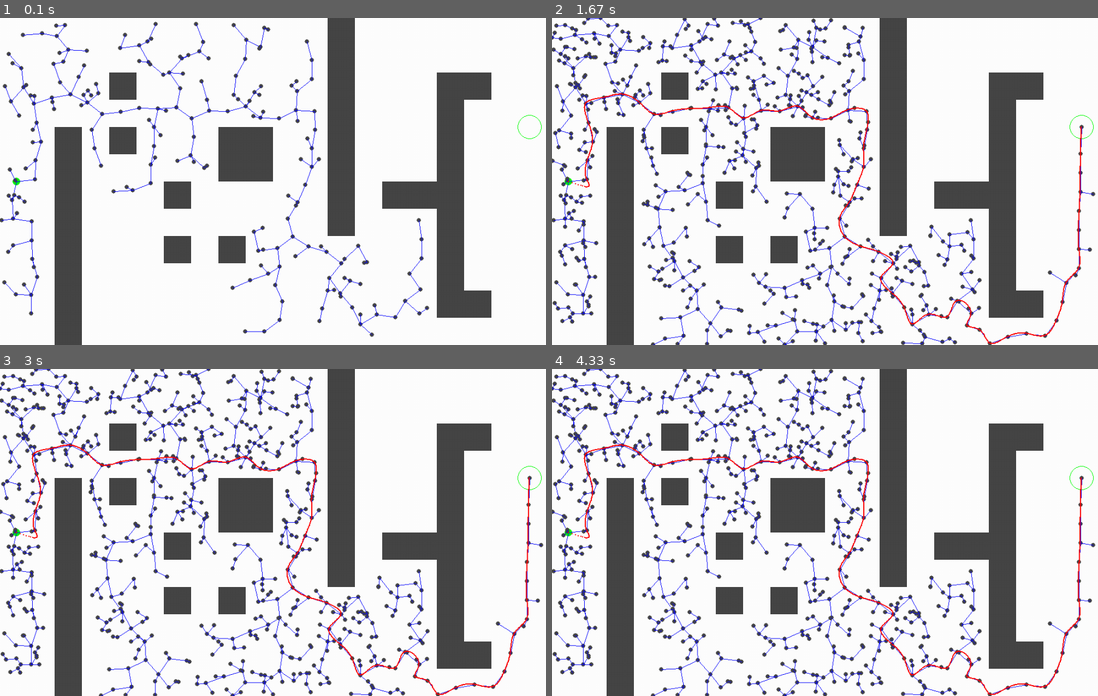
Above: before the commit, frames 1-4 (two rows, left to right).
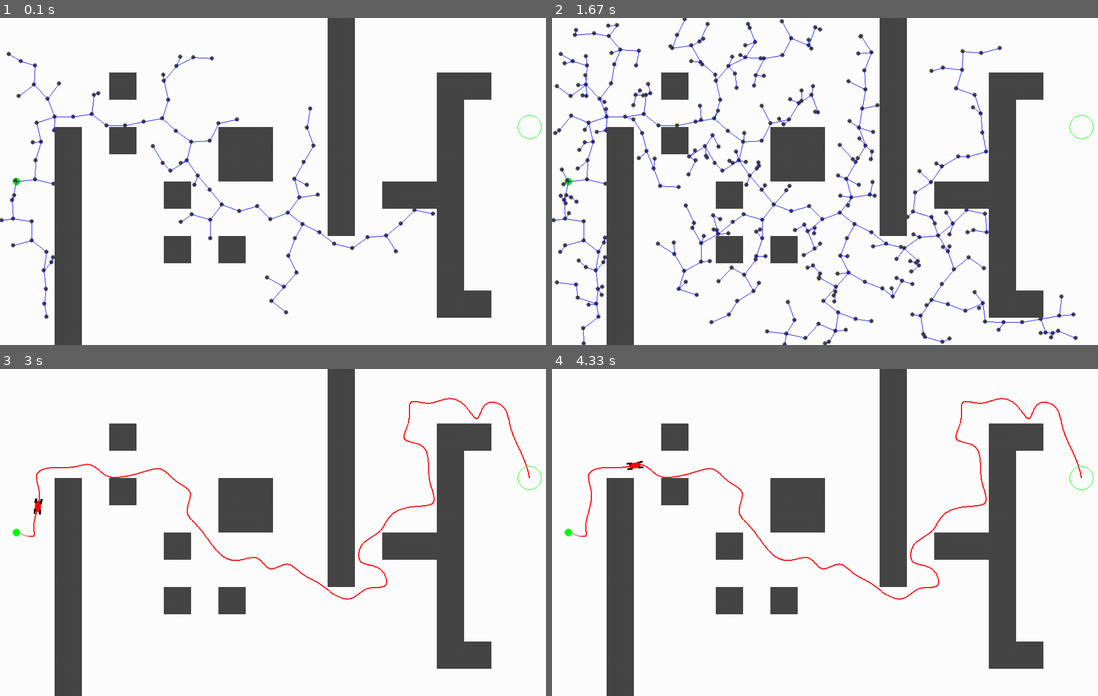
Above: after the commit, the same moments.

Repository: Alxkory/PMD_Project_group2
Game: pygame game, started from RRT_p_carsim.py
The game is run twice, just before and just after one commit, with the same random seed, the same clock (stepped at 60 frames per second) and the same inputs.
Inputs:
- Up to frame 1 (0.1 s): no input
- Up to frame 2 (1.67 s): no input
- Up to frame 3 (3 s): no input
- Up to frame 4 (4.33 s): no input

The runs differ from the first frame. In frame 1, 4.0% of the frame differs, in the area x 0-80%, y 1-98%; in frame 2, 11%, in the area x 0-100%, y 0-100%; in frame 3, 9.5%; in frame 4, 9.5%.

Commit message:
reconfigured simulation for metrics, pkl file of results data available

Diff:
--- a/RRT_p_carsim.py
+++ b/RRT_p_carsim.py
@@ -10,9 +10,9 @@
 from bicyclemodel import TargetCourse
 from bicyclemodel import pure_pursuit_steer_control
 from bicyclemodel import PID
-
-
-def main():
+import pandas as pd
+
+def RRT_p_simulation(rectangle_inflation):
     dimensions = (600, 1000)
     start = (30,300)
     goal = (970, 200)
@@ -21,8 +21,9 @@
     iteration = 0
 
     pygame.init()
-    map = RRTMap(start, goal, dimensions, obsdim, obsnum)
-    graph = RRTGraph(start, goal, dimensions, obsdim, obsnum)
+    starttime = tm.time()
+    map = RRTMap(start, goal, dimensions, obsdim, obsnum,rectangle_inflation)
+    graph = RRTGraph(start, goal, dimensions, obsdim, obsnum,rectangle_inflation)
 
     obstacles = graph.makeobs()
     map.drawMap(obstacles)
@@ -44,10 +45,11 @@
         if iteration % 5 == 0:
         # if iteration % 1 == 0:
             pygame.display.update()
-            tm.sleep(0.001)
+            #tm.sleep(0.001)
         iteration += 1
-
-
+    endtime = tm.time()
+    RRT_solution_time = endtime - starttime
+    num_iter = iteration
 
     # Extract path
     SmoothPath = graph.getSmoothPathCoords()
@@ -56,7 +58,7 @@
     pygame.display.update()
     #pygame.event.clear()
     #pygame.event.wait(0)
-    tm.sleep(5)
+    #tm.sleep(20)
     #pygame.display.quit()
     #pygame.quit()
     #exit()
@@ -81,20 +83,24 @@
 
     time = 0.0
     T = 200
-    clock = pygame.time.Clock()
+    #clock = pygame.time.Clock()
 
     target_ind, _ = target_course.search_target_index(car)
     print("start simulation")
     simulation_running = True
     goal_reached = False
+    collision_occured = False
+    out_of_time = False
 
     while simulation_running:
         for event in pygame.event.get():
                     if event.type == pygame.QUIT:
                         running = False
 
-        if T<=time:
-            running = False
+        if time > T:
+            print("out of time")
+            out_of_time = True
+            simulation_running = False
 
         Kp = 1
 
@@ -128,33 +134,81 @@
         # draw target
         pygame.draw.circle(map.map, pygame.Color("green"), (cx[target_ind],cy[target_ind]), 3)
         #draw car
-        car.draw_car_pygame(surface=map.map,delta=steering)
+        collision_bool = car.draw_car_pygame(surface=map.map,delta=steering,obstacles=obstacles)
         # flip screen to get normal Y coordinate depiction
         #window.blit(pygame.transform.flip(window,False,True),(0,0))
+        if collision_bool:
+            collision_occured = True
 
         pygame.display.set_caption(f"x:{np.round(car.x, decimals=1)},y:{np.round(car.y, decimals=1)},yaw:{np.round(car.yaw, decimals=1)},v:{np.round(car.v, decimals=1)},delta:{np.round(steering, decimals=2)},time:{np.round(time, decimals=2)}")
         pygame.display.update()
-        clock.tick(30)
+        #clock.tick(30)
 
     pygame.display.update()
-    tm.sleep(5)
+    #tm.sleep(5)
 
     #while True:
     #    for event in pygame.event.get():
     #        if event.type == pygame.QUIT:
     #            pygame.quit()
     #            exit()
+    return num_iter,RRT_solution_time,collision_occured,out_of_time
 
 
 if __name__ == '__main__':
+    num_sims = 100
+
+    simulation_number_list = []
+    rectangle_inflation_param_list = []
+    number_of_iterations_list = []
+    RRT_solution_time_list = []
+    collision_occured_list = []
+    planner_successful_list = []
+    out_of_time_list = []
+    for i in range(num_sims):
+        rectangle_inflation = 10*(i % 7)
+        num_iter = None
+        pathplanner_successful = None
+        RRT_solution_time = None
+        collision_occured = None
+        out_of_time = False
+        try:
+            num_iter,RRT_solution_time,collision_occured,out_of_time = RRT_p_simulation(rectangle_inflation)
+            pathplanner_successful = True
+        except:
+            print('solution failed')
+            pathplanner_successful = False
+
+        simulation_number_list.append(i)
+        rectangle_inflation_param_list.append(rectangle_inflation)
+        number_of_iterations_list.append(num_iter)
+        RRT_solution_time_list.append(RRT_solution_time)
+        collision_occured_list.append(collision_occured)
+        planner_successful_list.append(pathplanner_successful)
+        out_of_time_list.append(out_of_time)
+    df = pd.DataFrame(
+        {
+            "simulation_number": simulation_number_list,
+            "rectangle_inflation_param": rectangle_inflation_param_list,
+            "number_of_iterations":  number_of_iterations_list,
+            "RRT_solution_time": RRT_solution_time_list,
+            "collision_occured": collision_occured_list,
+            "planner_successful": planner_successful_list,
+            "out_of_time": out_of_time_list
+        }
+
+    )
+    df.to_pickle("rrt_+_simulation_results.pkl")
+
+
     # Sometimes the RRT algorithm raises an error.
     # This exception handling makes the algoritm try again (until the error doesn't uccur)
     #result=False
     #while not result:
-        #try:
-            main()
-            print("main finished")
-            result=True
-        #except:
-            print('exeption occured')
-            result=False
+    #    try:
+    #        main()
+    #        print("main finished")
+    #        result=True
+    #   except:
+    #        print('exeption occured')
+    #       result=False
--- a/bicyclemodel.py
+++ b/bicyclemodel.py
@@ -23,7 +23,7 @@
 
 # constants
 k = 0.1  # look forward gain
-Lfc = 14.0  # [m] look-ahead distance
+Lfc = 15.0  # [m] look-ahead distance
 Kp = 1.0  # speed proportional gain
 
 WB = 20.0 #m
@@ -175,7 +175,8 @@
         if drawvel:
             plot.arrow(self.x,self.y,0.5*self.v*np.cos(self.yaw),0.5*self.v*np.sin(self.yaw),length_includes_head=True,hatch='|',ls='--')
 
-    def draw_car_pygame(self,surface=None,delta=0.0):
+    def draw_car_pygame(self,surface=None,delta=0.0,obstacles=None):
+        collision_bool = False
         color_red = pygame.Color('red')
         color_black = pygame.Color('black')
         color_green = pygame.Color('green')
@@ -200,7 +201,7 @@
         scaled_l_f = l_f * scaling_factor
 
         #draw body #xy position needs to be adjusted
-        draw_rectangle_pygame(surface, scaled_L, scaled_track, scaled_x, scaled_y, self.yaw, color_red)# draw rectangular polygon
+        col_body = draw_rectangle_pygame(surface, scaled_L, scaled_track, scaled_x, scaled_y, self.yaw, color_red,obstacles)# draw rectangular polygon
         ...#draw coordinate of car as point back
         b_wheel_x_r = (-scaled_l_r)
         b_wheel_y_r = (-scaled_track/2)
@@ -210,9 +211,9 @@
         b_wheel_y_l = (scaled_track/2)
         b_wheel_l = (getRotation(self.yaw) @ np.array([[b_wheel_x_l],[b_wheel_y_l]])) + np.array([[scaled_x],[scaled_y]])
 
-        draw_rectangle_pygame(surface,scaled_wheel_diam, scaled_wheel_width, b_wheel_r[0][0], b_wheel_r[1][0], self.yaw,color_black)
-
-        draw_rectangle_pygame(surface,scaled_wheel_diam, scaled_wheel_width, b_wheel_l[0][0], b_wheel_l[1][0], self.yaw,color_black)
+        col_rb_wheel = draw_rectangle_pygame(surface,scaled_wheel_diam, scaled_wheel_width, b_wheel_r[0][0], b_wheel_r[1][0], self.yaw,color_black,obstacles)
+
+        col_lb_wheel = draw_rectangle_pygame(surface,scaled_wheel_diam, scaled_wheel_width, b_wheel_l[0][0], b_wheel_l[1][0], self.yaw,color_black,obstacles)
         #draw front wheels
 
         f_wheel_x_r = (scaled_l_f)
@@ -223,11 +224,15 @@
         f_wheel_y_l = (scaled_track/2)
         f_wheel_l = (getRotation(self.yaw) @ np.array([[f_wheel_x_l],[f_wheel_y_l]])) + np.array([[scaled_x],[scaled_y]])
 
-        draw_rectangle_pygame(surface, scaled_wheel_diam, scaled_wheel_width, f_wheel_l[0][0], f_wheel_l[1][0], self.yaw + delta,color_black)
-
-        draw_rectangle_pygame(surface, scaled_wheel_diam, scaled_wheel_width, f_wheel_r[0][0], f_wheel_r[1][0], self.yaw + delta,color_black)
+        col_rf_wheel = draw_rectangle_pygame(surface, scaled_wheel_diam, scaled_wheel_width, f_wheel_l[0][0], f_wheel_l[1][0], self.yaw + delta,color_black,obstacles)
+
+        col_lf_wheel = draw_rectangle_pygame(surface, scaled_wheel_diam, scaled_wheel_width, f_wheel_r[0][0], f_wheel_r[1][0], self.yaw + delta,color_black,obstacles)
         center_radius = scaling_factor * 0.3
         pygame.draw.circle(surface,color_black,(scaled_x,scaled_y),center_radius)
+
+        if col_body or col_lb_wheel or col_lf_wheel or col_rb_wheel or col_rf_wheel :
+            collision_bool = True
+        return collision_bool
 
 def draw_rectangle(plot,width,height,Xcenter,Ycenter,Yaw,color):
     xycorners = np.array([[width/2,-width/2,-width/2,width/2,width/2],     #x
@@ -241,7 +246,8 @@
     plot.plot(xycorners[0],xycorners[1],color=color)
     return None
 
-def draw_rectangle_pygame(surface,width,height,Xcenter,Ycenter,Yaw,color):
+def draw_rectangle_pygame(surface,width,height,Xcenter,Ycenter,Yaw,color,obstacles):
+    collision_flag = False
     xycorners = np.array([[width/2,-width/2,-width/2,width/2,width/2],     #x
                          [height/2,height/2,-height/2,-height/2,height/2]])#y
 
@@ -249,10 +255,19 @@
     centerarray = np.array([[Xcenter,Xcenter,Xcenter,Xcenter,Xcenter],
                              [Ycenter,Ycenter,Ycenter,Ycenter,Ycenter]])
     xycorners = xycorners + centerarray
-
     points = (xycorners.T).tolist()
+
+    obs = obstacles.copy()
+    while len(obs) > 0:
+        rectang = obs.pop(0)
+        for point in points:
+            x,y = point
+            if rectang.collidepoint(x, y):
+
+                collision_flag = True
+
     pygame.draw.polygon(surface,color,points)
-    return None
+    return collision_flag
 
 def normalizeAngle(angle):
     while angle > np.pi:
--- a/task/RRTbasePy.py
+++ b/task/RRTbasePy.py
@@ -19,14 +19,16 @@
 
 # nodes are created on the go
 
+
+draw_inflation = True
 class RRTMap: # for visualisation. Methods draw the map, obstacles and path
-    def __init__(self, start, goal, MapDimensions, obsdim, obsnum):
+    def __init__(self, start, goal, MapDimensions, obsdim, obsnum,R):
         # setup variables
         self.start = start
         self.goal = goal
         self.MapDimensions = MapDimensions
         self.Maph, self.Mapw = self.MapDimensions
-
+        self.R=R
         # window settings
         self.MapWindowName = 'RRT path planning'
         pygame.display.set_caption(self.MapWindowName)
@@ -46,6 +48,7 @@
         self.Green = (0, 255, 0)
         self.Red = (255, 0, 0)
         self.white = (255, 255, 255)
+        self.transparent_grey = (220,220,220)
 
     def drawMap(self, obstacles):
         pygame.draw.circle(self.map, self.Green,
@@ -60,20 +63,25 @@
 
     def drawObs(self, obstacles): # draws obstacles
         obstaclesList = obstacles.copy()
+
+        if draw_inflation:
+            while (len(obstaclesList) > 0):
+                obstacle = obstaclesList.pop(0)
+                pygame.draw.rect(self.map,self.transparent_grey,obstacle.inflate(self.R, self.R))
+        obstaclesList = obstacles.copy()
         while (len(obstaclesList) > 0):
             obstacle = obstaclesList.pop(0)
             pygame.draw.rect(self.map, self.grey, obstacle)
 
-
 class RRTGraph: # this class contains the methods that provide the RRT functionality
-    def __init__(self, start, goal, MapDimensions, obsdim, obsnum):
+    def __init__(self, start, goal, MapDimensions, obsdim, obsnum,R):
         (x, y) = start
         self.start = start
         self.goal = goal
         self.goalFlag = False # Set to True when goal is reached
         self.MapDimensions = MapDimensions
         self.maph, self.mapw = self.MapDimensions
-
+        self.R = R
         # lists to store nodes that are added to the tree:
         self.x = [] # list to store the x coordinates
         self.y = [] # list to store the y coordinates
@@ -194,8 +202,8 @@
         obs = self.obstacles.copy()
         while len(obs) > 0:
             rectang = obs.pop(0)
-            R = 30
-            if rectang.inflate(R, R).collidepoint(x, y):
+            #R = 30
+            if rectang.inflate(self.R, self.R).collidepoint(x, y):
                 self.remove_node(n) # remove node
                 return False
         return True
@@ -208,8 +216,8 @@
                 u = i / 100
                 x = x1 * u + x2 * (1 - u)
                 y = y1 * u + y2 * (1 - u)
-                R = 30
-                if rectang.inflate(R, R).collidepoint(x, y):
+                #R = 30
+                if rectang.inflate(self.R, self.R).collidepoint(x, y):
                         return True
         return False
 
@@ -268,7 +276,7 @@
             x.append(self.x[point])
             y.append(self.y[point])
 
-        tck, *rest = interpolate.splprep([x, y],s=10)
+        tck, *rest = interpolate.splprep([x, y],s=100)
         u = np.linspace(0, 1, num=(len(self.path)*20))
         bspline=interpolate.splev(u, tck)
 
@@ -286,7 +294,7 @@
         while (len(obs) > 0):
             rectang = obs.pop(0)
             for i in range(len(self.smoothPath)):
-                if rectang.collidepoint(self.smoothPath[i][0], self.smoothPath[i][1]):
+                if rectang.inflate(self.R,self.R).collidepoint(self.smoothPath[i][0], self.smoothPath[i][1]):
                     print("Collision! Finding alternative.")
                     error #This raises an error. Exception handling in RRT.py will make the script run again
 
Binary file added: rrt_+_simulation_results.pkl
Not shown, changed: Testing notebook.ipynb
